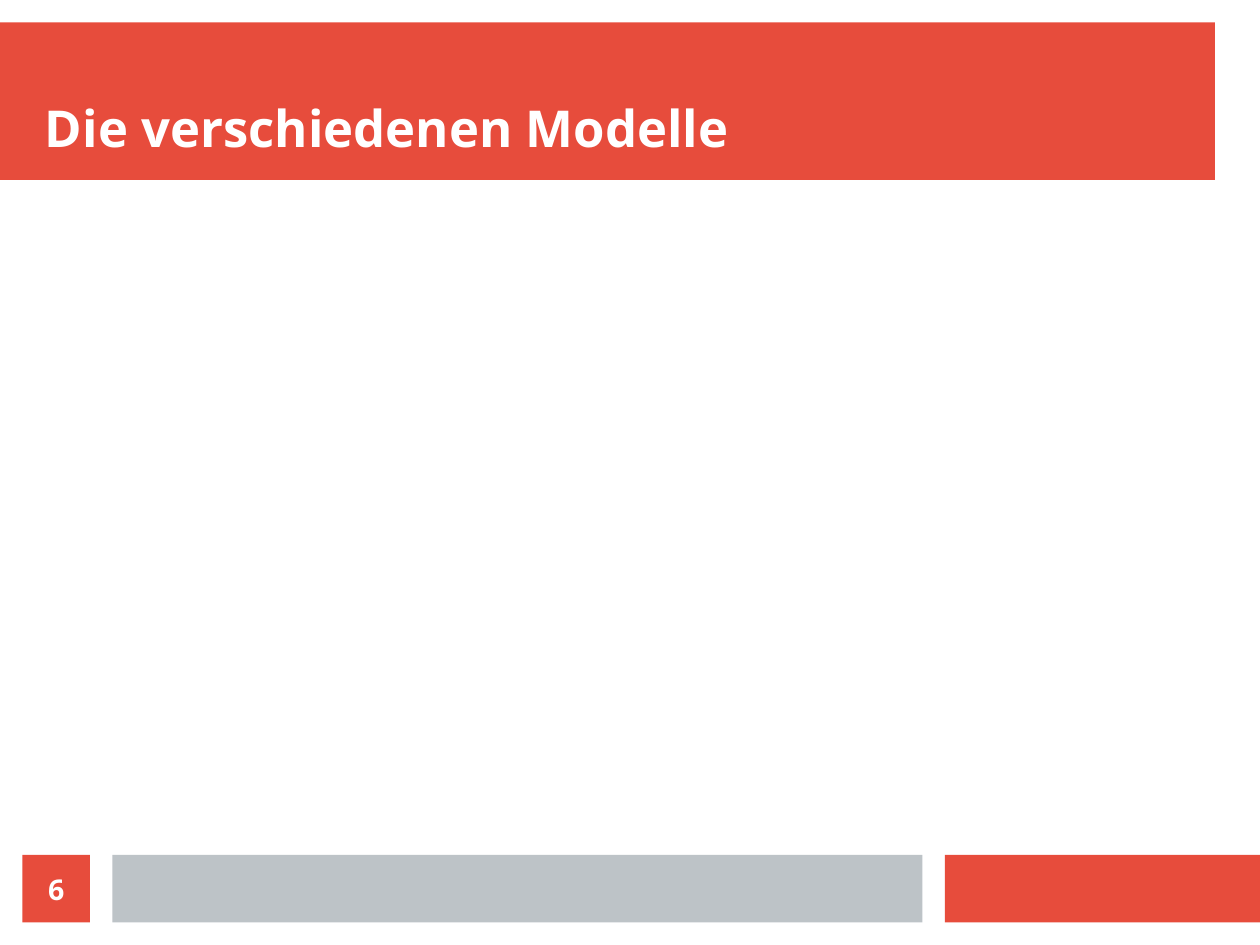
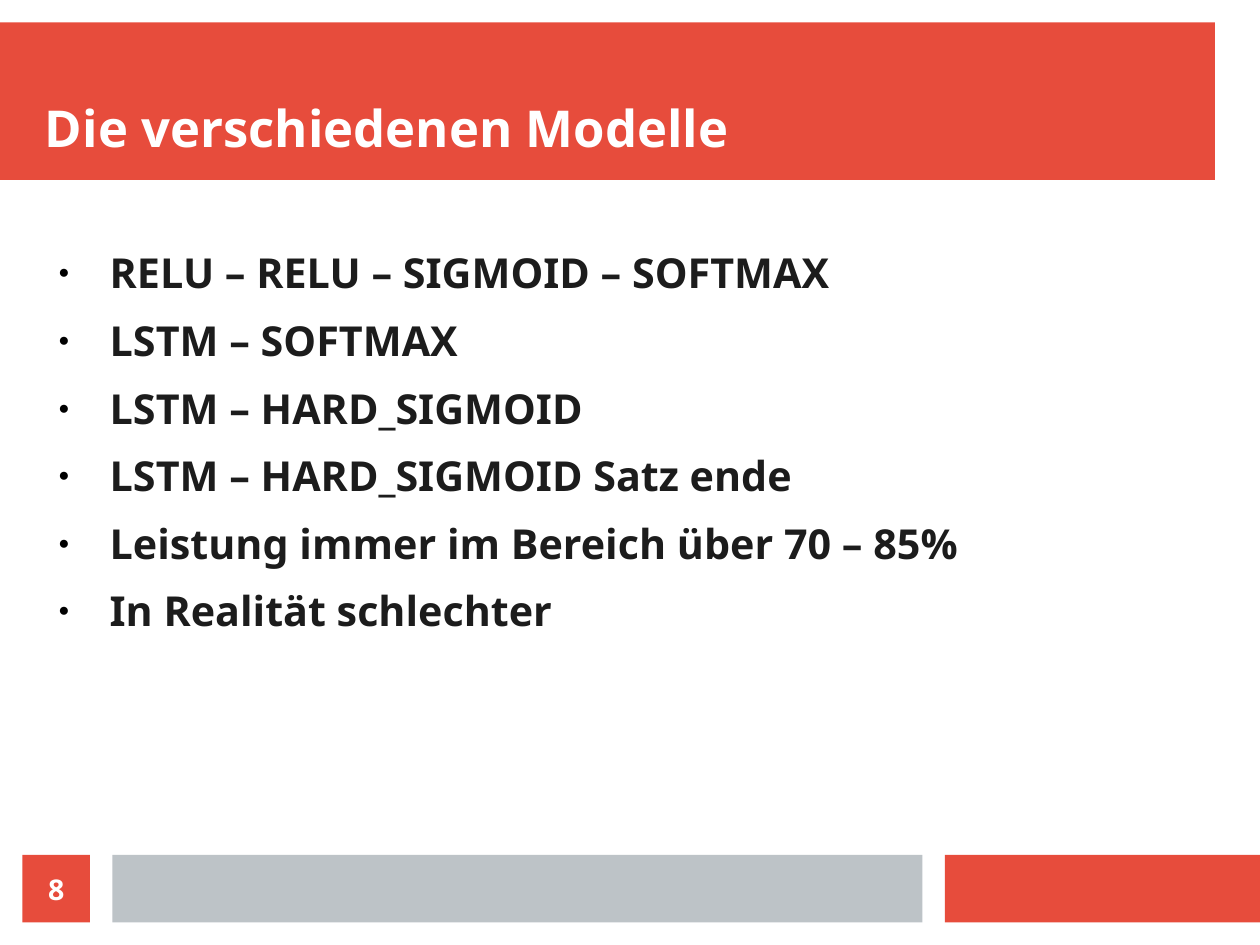
Before and after one commit to HrGaertner/punctation, a slide deck: slide 8 of jufo stand/Präsi.odp (slide 6 before the commit). Drawn at 1260x945 pixels with LibreOffice and Linux fonts; fonts in the diff are those of the drawing. Boxes give left, top, right and bottom in pixels: in the first picture for what was removed or moved away, otherwise in the second. Text is boxed around its words. In the diff, an @@ line names an element or a change of style, - is before the commit and + after.

```diff
--- a/jufo stand/Präsi.odp
+++ b/jufo stand/Präsi.odp
@@ text added at bbox=[110, 258, 957, 627], 26 pt, text #1C1C1C, bold @@
+● RELU – RELU – SIGMOID – SOFTMAX
+● LSTM – SOFTMAX
+● LSTM – HARD_SIGMOID
+● LSTM – HARD_SIGMOID Satz ende
+● Leistung immer im Bereich über 70 – 85%
+● In Realität schlechter
@@ page number at bbox=[48, 879, 64, 901]: text changed @@
-6
+8
```
Also in this commit, not shown: 5 slides added, 5 other files.
